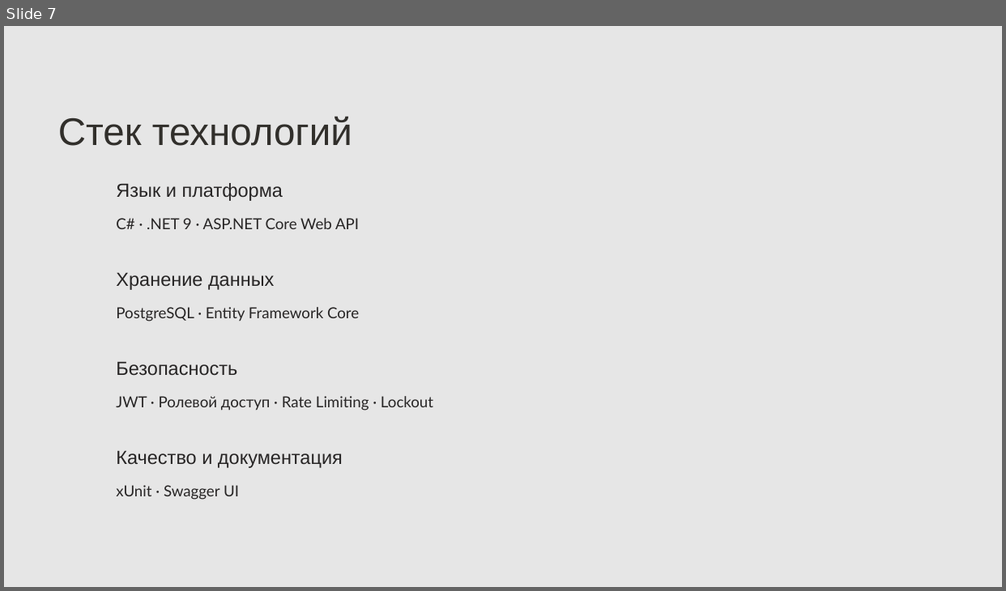
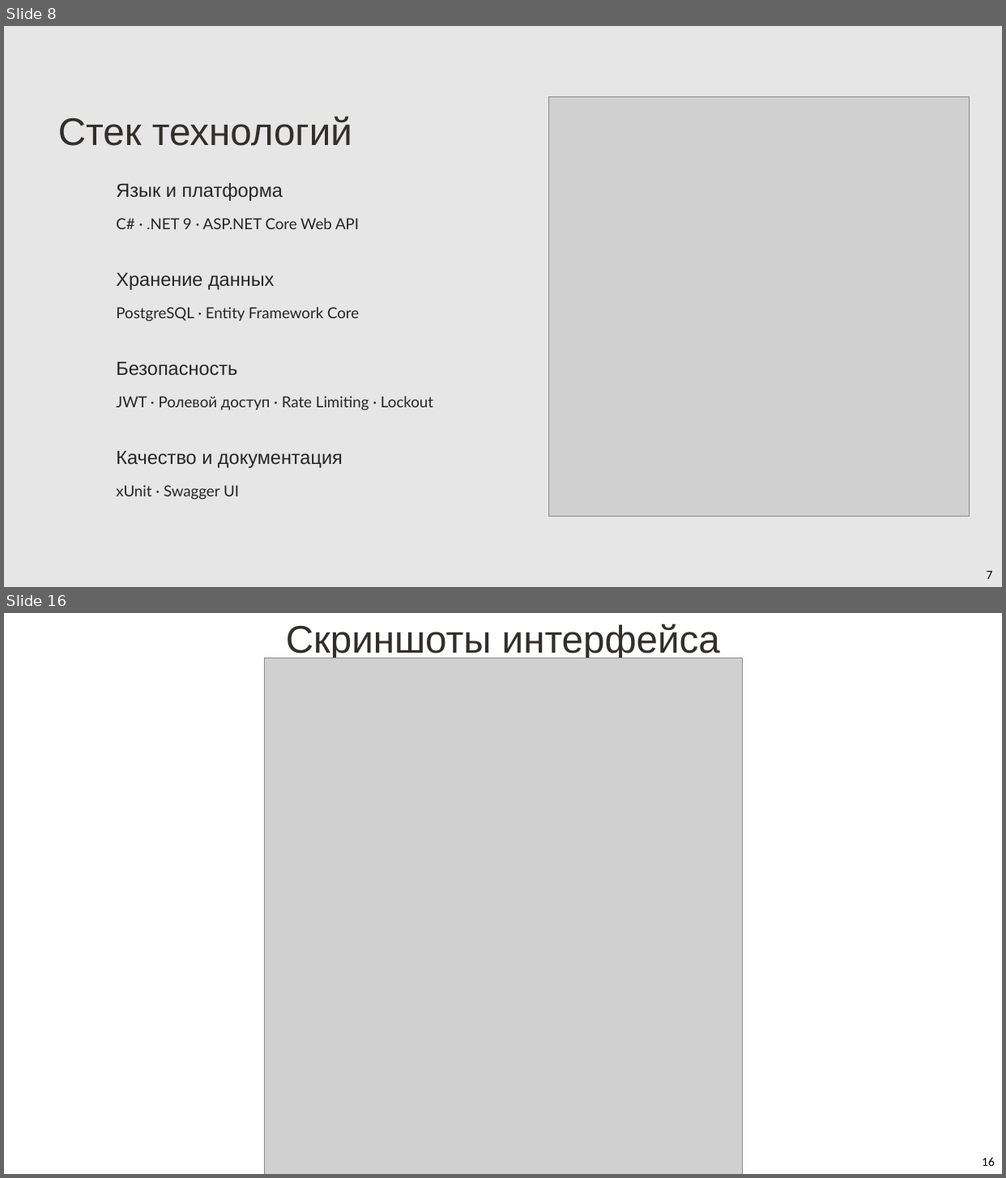
Before and after one commit to KockAnigilator/smart-content-recommender, a slide deck: docs/Презентация.pptx. Shown one above the other, each under a label of ours: slide 7 before the commit, slides 8 and 16 after it; the slides between them are not shown. The pictures are 1006x591 and 1006x1178 pixels, drawn with LibreOffice and Linux fonts; fonts in the diff are those of the drawing; grey boxes stand for pictures; background and template pictures are left out. Boxes give left, top, right and bottom in pixels: in the first picture for what was removed or moved away, otherwise in the second. Text is boxed around its words. In the diff, an @@ line names an element or a change of style, - is before the commit and + after.

```diff
--- a/docs/Презентация.pptx
+++ b/docs/Презентация.pptx
@@ slide 16 added at [4, 613, 1002, 1174], background picture (left out) @@
@@ freeform shape added at [4, 613, 1002, 1174], fill #FFFFFF at 90% opacity @@
@@ text added at [286, 624, 720, 661], 55.6 pt, text #312F2B @@
+Скриншоты интерфейса
@@ picture added at [264, 658, 742, 1174] @@
@@ text added at [982, 1157, 995, 1166], 18 pt, text #000000 @@
+16
@@ what was slide 7 is now slide 8 @@
@@ slide 8 changed as well @@
@@ picture added at [549, 96, 969, 517] @@
@@ text added at [987, 571, 993, 579], 18 pt, text #000000 @@
+7
```
Also in this commit, not shown: 10 other slides changed, 9 other slides added, 1 slide removed, 9 other files.
